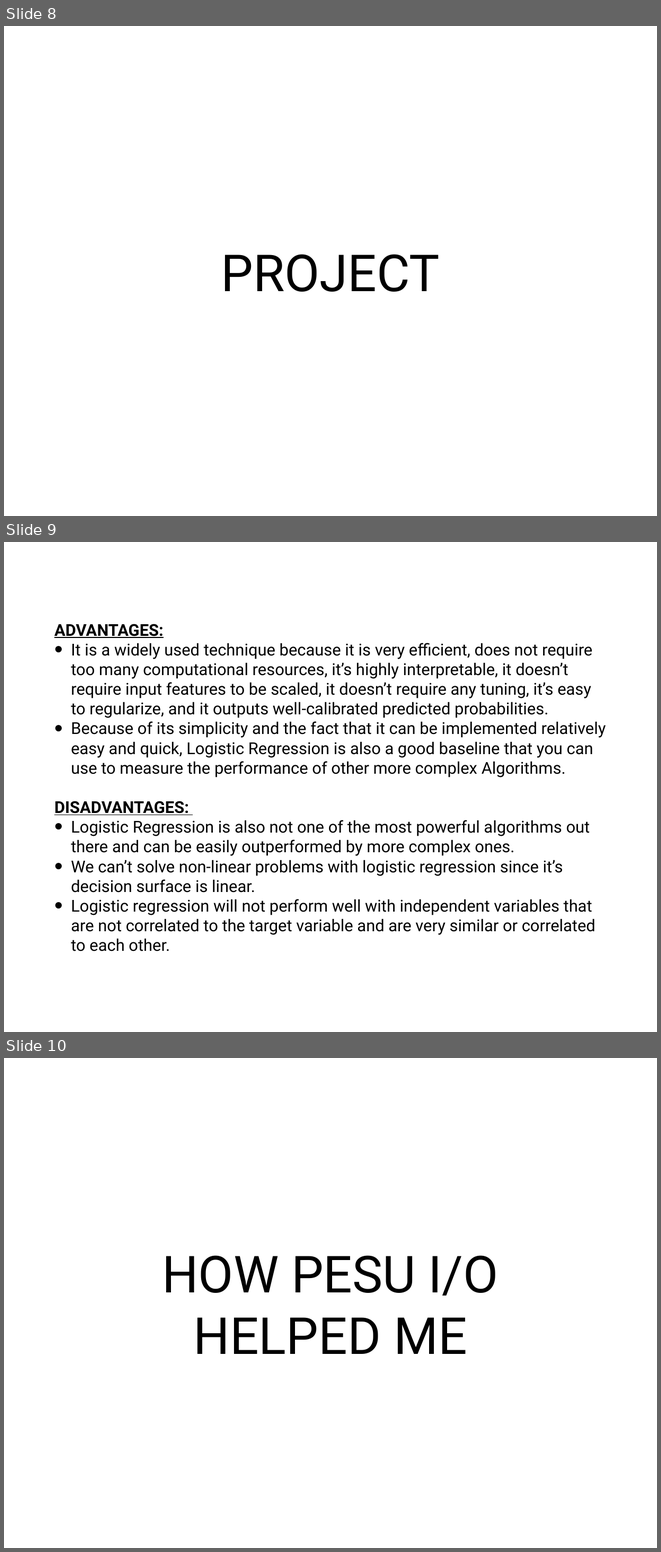
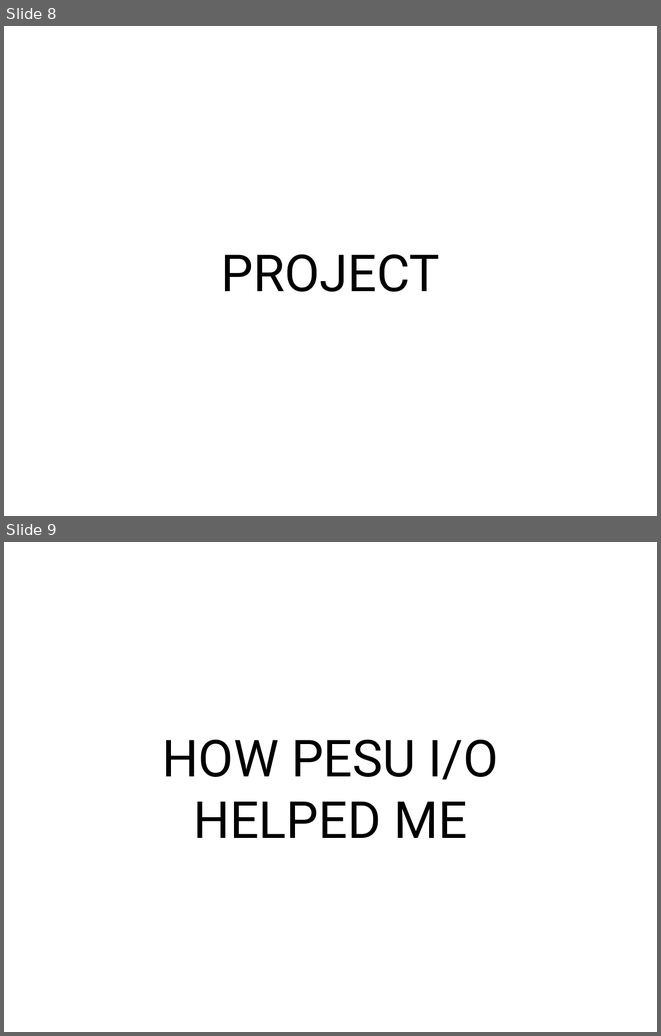
Before and after one commit to NidhxGupta/PESU-I-O-ML-PROJECT, a slide deck: PESU I:O ML PROJECT.pptx. Shown one above the other, each under a label of ours: slides 8, 9 and 10 before the commit, slides 8 and 9 after it. The pictures are 661x1552 and 661x1036 pixels, drawn with LibreOffice and Linux fonts; fonts in the diff are those of the drawing. Boxes give left, top, right and bottom in pixels: in the first picture for what was removed or moved away, otherwise in the second. Text is boxed around its words. In the diff, an @@ line names an element or a change of style, - is before the commit and + after.

```diff
--- a/PESU I:O ML PROJECT.pptx
+++ b/PESU I:O ML PROJECT.pptx
@@ slide 9 removed at <box>4,542,657,1032</box>, background #FFFFFF @@
@@ text removed at <box>54,624,606,951</box> @@
-ADVANTAGES:
-• It is a widely used technique because it is very efficient, does not require too many computational resources, it’s highly interpretable, it doesn’t require input features to be scaled, it doesn’t require any tuning, it’s easy to regularize, and it outputs well-calibrated predicted probabilities.
-• Because of its simplicity and the fact that it can be implemented relatively easy and quick, Logistic Regression is also a good baseline that you can use to measure the performance of other more complex Algorithms.
-DISADVANTAGES:
-• Logistic Regression is also not one of the most powerful algorithms out there and can be easily outperformed by more complex ones.
-• We can’t solve non-linear problems with logistic regression since it’s decision surface is linear.
-• Logistic regression will not perform well with independent variables that are not correlated to the target variable and are very similar or correlated to each other.
@@ what was slide 10 is now slide 9 @@
```
Also in this commit, not shown: 2 slides changed, 1 slide added, 1 other slide removed.
